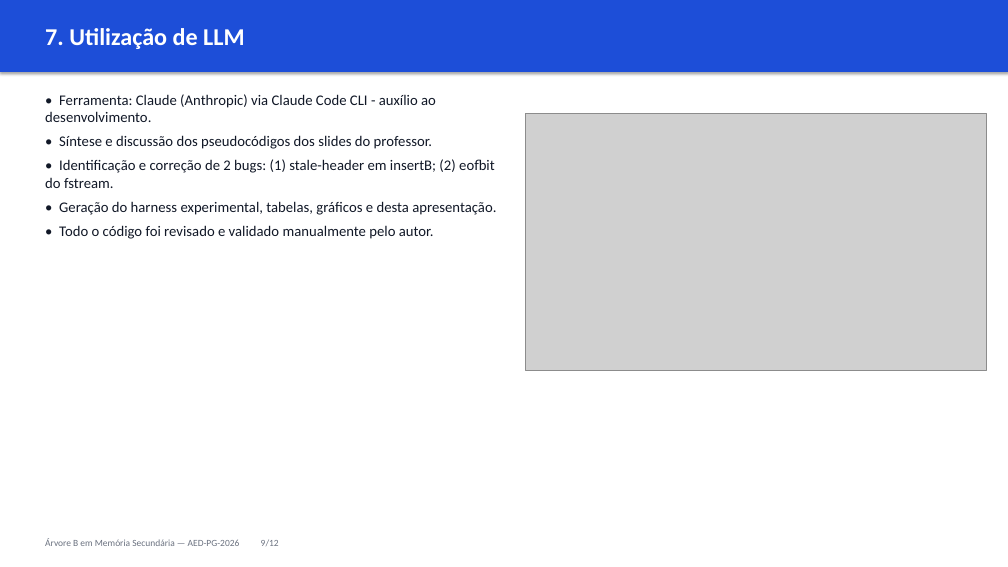
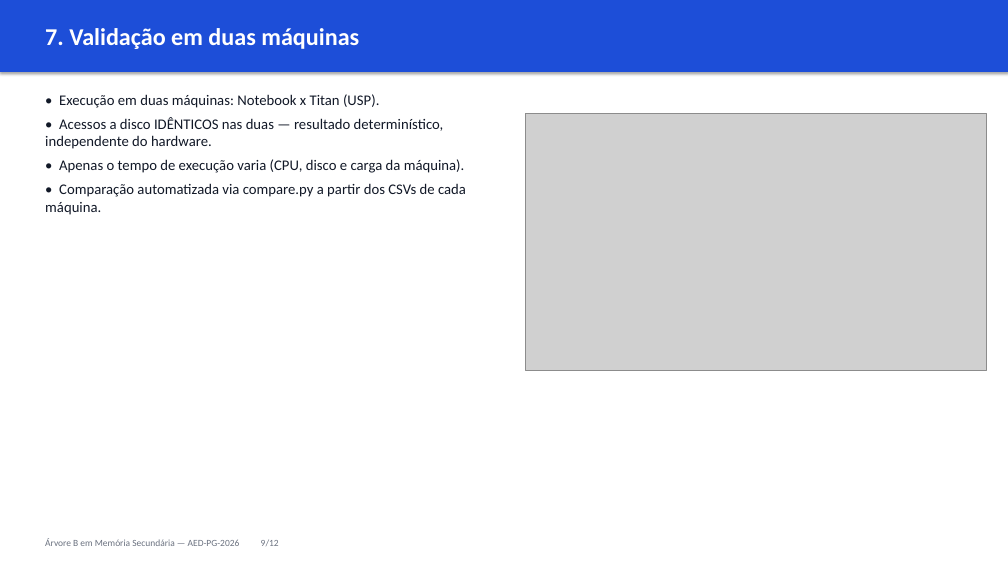
Before and after one commit to cassiotakarada/btree, a slide deck: slide 9 of apresentacao/APRESENTACAO.pptx. Drawn at 1008x567 pixels with LibreOffice and Linux fonts; fonts in the diff are those of the drawing; grey boxes stand for pictures. Boxes give left, top, right and bottom in pixels: in the first picture for what was removed or moved away, otherwise in the second. Text is boxed around its words. In the diff, an @@ line names an element or a change of style, - is before the commit and + after.

```diff
--- a/apresentacao/APRESENTACAO.pptx
+++ b/apresentacao/APRESENTACAO.pptx
@@ text at [45, 28, 359, 49]: text changed @@
-7. Utilização de LLM
+7. Validação em duas máquinas
@@ text at [45, 94, 466, 215]: text changed @@
-• Ferramenta: Claude (Anthropic) via Claude Code CLI - auxílio ao desenvolvimento.
-• Síntese e discussão dos pseudocódigos dos slides do professor.
-• Identificação e correção de 2 bugs: (1) stale-header em insertB; (2) eofbit do fstream.
-• Geração do harness experimental, tabelas, gráficos e desta apresentação.
-• Todo o código foi revisado e validado manualmente pelo autor.
+• Execução em duas máquinas: Notebook x Titan (USP).
+• Acessos a disco IDÊNTICOS nas duas — resultado determinístico, independente do hardware.
+• Apenas o tempo de execução varia (CPU, disco e carga da máquina).
+• Comparação automatizada via compare.py a partir dos CSVs de cada máquina.
```
Also in this commit, not shown: 6 other files.
